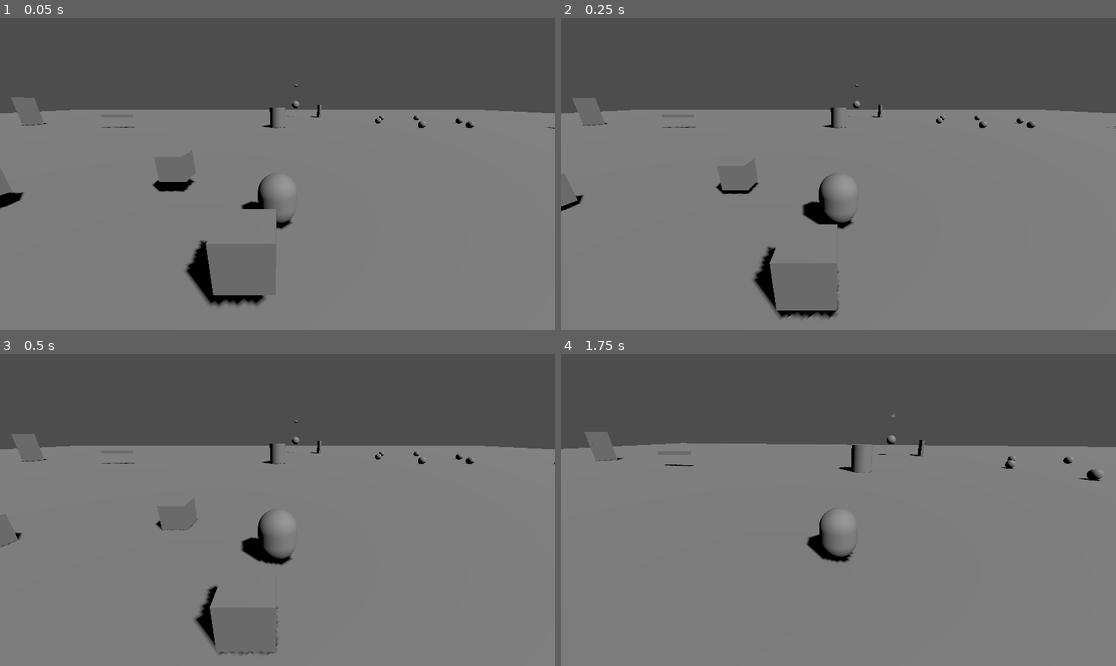
Above: before the commit, frames 1-4 (two rows, left to right).
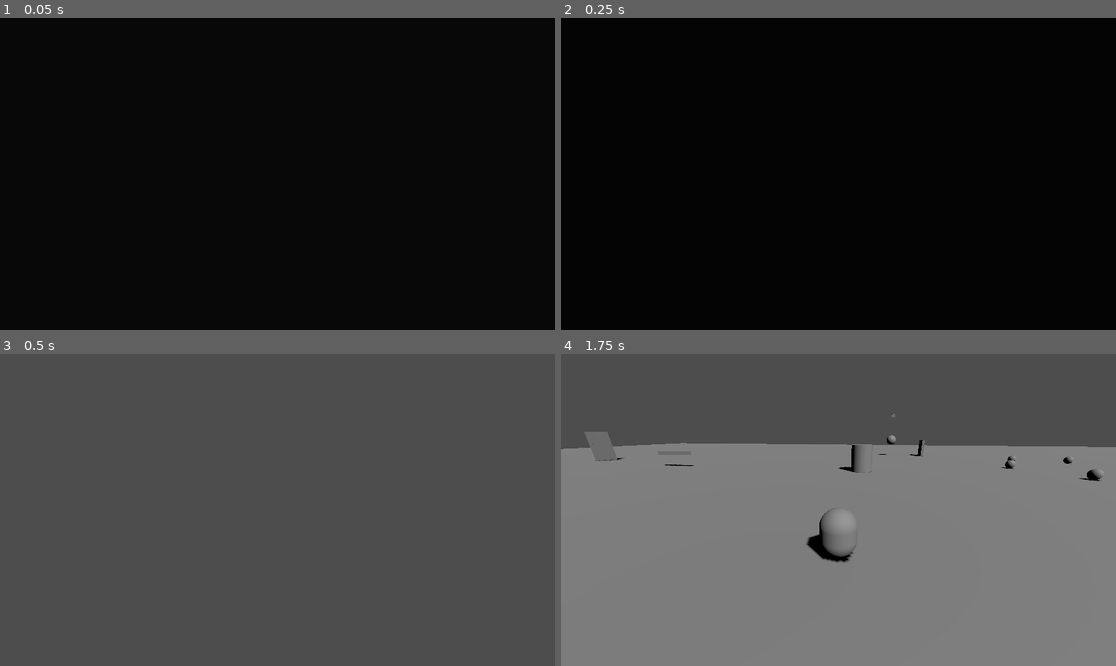
Above: after the commit, the same moments.

Repository: CrowBe/VerbEndings
Game: Godot game, scene res://scenes/cinematics/Intro.tscn
Two runs of this game, one before a commit and one after it. Both use one fixed random seed, a clock stepped at 60 frames per second and the inputs below. Before the commit the project starts from res://scenes/core/Game.tscn. Video files are missing from this copy of the repository; at most half a second of black plays in their place.
Inputs (mouse positions are in pixels of both pictures, inside the frame that each line leads up to):
- Up to frame 1 (0.05 s): no input
- Up to frame 2 (0.25 s): no input
- Up to frame 3 (0.5 s): no input
- Up to frame 4 (1.75 s): tap Enter (ui_accept) at 0.5, 1.55 s; move the mouse to (866, 510) at 0.52 s; hold Enter (ui_accept) 0.53-1.28 s; hold W (move_forward) from 0.53 s (still down); tap Space (jump) at 0.77, 1.52 s; move the mouse to (810, 510) at 1.27 s; click (810, 510) at 1.35 s

The runs differ from the first frame. In frame 1, 99% of the frame differs, in the area x 0-100%, y 0-100%; in frame 2, 99%; in frame 3, 70%; in frame 4, nothing differs.

Commit message:
feat: track visual references and placeholder intro

Diff:
--- /dev/null
+++ b/docs/art/intro/compound_spatial_contract.svg
@@ -0,0 +1,101 @@
+<svg xmlns="http://www.w3.org/2000/svg" width="1600" height="900" viewBox="0 0 1600 900">
+  <defs>
+    <marker id="arrow" viewBox="0 0 10 10" refX="9" refY="5" markerWidth="7" markerHeight="7" orient="auto-start-reverse"><path d="M0 0L10 5L0 10Z" fill="#49d9ef"/></marker>
+    <marker id="dim" viewBox="0 0 10 10" refX="5" refY="5" markerWidth="6" markerHeight="6" orient="auto-start-reverse"><path d="M10 0L0 5L10 10Z" fill="#f2b84b"/></marker>
+    <style>
+      .title{font:700 30px sans-serif;fill:#f4f0e8}.sub{font:600 20px sans-serif;fill:#d6dde2}.label{font:600 17px sans-serif;fill:#f4f0e8}.small{font:500 14px sans-serif;fill:#b9c4ca}.tiny{font:500 12px sans-serif;fill:#a9b6bd}.cyan{stroke:#49d9ef;fill:none}.amber{stroke:#f2b84b;fill:none}.line{stroke:#71808a;fill:none}.structure{stroke:#9aa7ae;fill:#293239}.floor{fill:#303a40;stroke:#798890}.deck{fill:#d8d2c6;stroke:#f4f0e8}.beat{fill:#49d9ef;stroke:#112029;stroke-width:3}.beatText{font:700 13px sans-serif;fill:#112029;text-anchor:middle;dominant-baseline:central}
+    </style>
+  </defs>
+  <rect width="1600" height="900" fill="#11171b"/>
+  <text x="50" y="52" class="title">VerbEndings Compound — Spatial Contract</text>
+  <text x="50" y="82" class="small">One continuous Test Floor at 0 m · one Assignment Deck at +6 m · no occupied intermediate tiers</text>
+
+  <rect x="35" y="105" width="900" height="750" rx="18" fill="#182126" stroke="#43515a" stroke-width="2"/>
+  <text x="65" y="142" class="sub">PLAN — three exact 120° Laboratories</text>
+
+  <!-- three wedge laboratories -->
+  <path d="M470 470 L470 140 A330 330 0 0 1 756 635 Z" fill="#29383b" stroke="#77878e" stroke-width="3"/>
+  <path d="M470 470 L756 635 A330 330 0 0 1 184 635 Z" fill="#35343b" stroke="#77878e" stroke-width="3"/>
+  <path d="M470 470 L184 635 A330 330 0 0 1 470 140 Z" fill="#3a3530" stroke="#77878e" stroke-width="3"/>
+  <circle cx="470" cy="470" r="330" fill="none" stroke="#d8d2c6" stroke-width="11"/>
+  <circle cx="470" cy="470" r="307" fill="none" stroke="#71808a" stroke-width="13" opacity=".7"/>
+  <circle cx="470" cy="470" r="284" fill="none" stroke="#49d9ef" stroke-width="3" stroke-dasharray="10 10" opacity=".8"/>
+
+  <!-- separator spines -->
+  <line x1="470" y1="470" x2="470" y2="140" stroke="#b9c4ca" stroke-width="25"/>
+  <line x1="470" y1="470" x2="756" y2="635" stroke="#b9c4ca" stroke-width="25"/>
+  <line x1="470" y1="470" x2="184" y2="635" stroke="#b9c4ca" stroke-width="25"/>
+  <line x1="470" y1="470" x2="470" y2="140" stroke="#4b5961" stroke-width="17"/>
+  <line x1="470" y1="470" x2="756" y2="635" stroke="#4b5961" stroke-width="17"/>
+  <line x1="470" y1="470" x2="184" y2="635" stroke="#4b5961" stroke-width="17"/>
+
+  <!-- aligned outer service apertures -->
+  <rect x="158" y="613" width="54" height="44" rx="8" fill="#11171b" stroke="#f2b84b" stroke-width="4" transform="rotate(-30 185 635)"/>
+  <rect x="729" y="613" width="54" height="44" rx="8" fill="#11171b" stroke="#f2b84b" stroke-width="4" transform="rotate(30 756 635)"/>
+
+  <!-- core and deck -->
+  <circle cx="470" cy="470" r="125" fill="#20292f" stroke="#7d8b92" stroke-width="4"/>
+  <circle cx="470" cy="470" r="105" class="deck" stroke-width="4"/>
+  <circle cx="470" cy="470" r="62" fill="#59666c" stroke="#49d9ef" stroke-width="5"/>
+  <circle cx="470" cy="470" r="43" fill="#263037" stroke="#aeb9be" stroke-width="4"/>
+  <rect x="558" y="493" width="90" height="58" rx="10" fill="#d8d2c6" stroke="#49d9ef" stroke-width="4" transform="rotate(30 603 522)"/>
+
+  <!-- labels -->
+  <text x="285" y="360" class="label" text-anchor="middle">APPLIED CAUSALITY</text>
+  <text x="470" y="720" class="label" text-anchor="middle">COMPETITIVE STRESS</text>
+  <text x="655" y="360" class="label" text-anchor="middle">ADAPTIVE CONTAINMENT</text>
+  <text x="470" y="465" class="tiny" text-anchor="middle">CORE</text>
+  <text x="470" y="575" class="tiny" text-anchor="middle">ASSIGNMENT DECK +6 m</text>
+  <text x="611" y="558" class="tiny" text-anchor="middle">FORMING BANK</text>
+  <text x="470" y="798" class="small" text-anchor="middle">Ground perimeter route at 0 m</text>
+  <text x="470" y="825" class="tiny" text-anchor="middle">Dashed cyan ring: single gondola rail at +6 m, not a balcony</text>
+
+  <!-- camera path plan -->
+  <path d="M245 620 Q465 785 700 620 Q758 570 720 508 Q655 485 625 500" stroke="#49d9ef" stroke-width="7" fill="none" stroke-dasharray="14 10" marker-end="url(#arrow)"/>
+  <g><circle cx="245" cy="620" r="15" class="beat"/><text x="245" y="620" class="beatText">1</text></g>
+  <g><circle cx="360" cy="704" r="15" class="beat"/><text x="360" y="704" class="beatText">2</text></g>
+  <g><circle cx="545" cy="704" r="15" class="beat"/><text x="545" y="704" class="beatText">3</text></g>
+  <g><circle cx="700" cy="620" r="15" class="beat"/><text x="700" y="620" class="beatText">4</text></g>
+  <g><circle cx="720" cy="535" r="15" class="beat"/><text x="720" y="535" class="beatText">5</text></g>
+  <g><circle cx="625" cy="500" r="15" class="beat"/><text x="625" y="500" class="beatText">6</text></g>
+
+  <!-- plan legend -->
+  <rect x="670" y="165" width="225" height="170" rx="12" fill="#11171b" stroke="#43515a"/>
+  <text x="690" y="195" class="label">Physical transitions</text>
+  <line x1="692" y1="223" x2="740" y2="223" stroke="#f2b84b" stroke-width="5"/><text x="752" y="228" class="small">spine aperture</text>
+  <line x1="692" y1="253" x2="740" y2="253" stroke="#49d9ef" stroke-width="5" stroke-dasharray="8 6"/><text x="752" y="258" class="small">camera route</text>
+  <line x1="692" y1="283" x2="740" y2="283" stroke="#49d9ef" stroke-width="3" stroke-dasharray="8 6"/><text x="752" y="288" class="small">gondola rail</text>
+  <text x="690" y="317" class="tiny">Core remains visible from all wedges.</text>
+
+  <!-- section panel -->
+  <rect x="960" y="105" width="605" height="750" rx="18" fill="#182126" stroke="#43515a" stroke-width="2"/>
+  <text x="990" y="142" class="sub">SECTION — only one vertical rise</text>
+  <path d="M1010 700 Q1035 240 1260 180 Q1485 240 1510 700" fill="#222c31" stroke="#d8d2c6" stroke-width="8"/>
+  <line x1="1010" y1="700" x2="1510" y2="700" stroke="#c7d0d4" stroke-width="12"/>
+  <rect x="1220" y="225" width="80" height="475" rx="18" fill="#59666c" stroke="#49d9ef" stroke-width="5"/>
+  <rect x="1150" y="465" width="220" height="38" rx="12" class="deck" stroke-width="4"/>
+  <rect x="1100" y="455" width="90" height="54" rx="10" fill="#313c42" stroke="#49d9ef" stroke-width="4"/>
+  <path d="M1030 480 Q1080 450 1135 475" stroke="#71808a" stroke-width="12" fill="none"/>
+  <rect x="1030" y="455" width="78" height="48" rx="8" fill="#d8d2c6" stroke="#49d9ef" stroke-width="4"/>
+  <line x1="1040" y1="305" x2="1480" y2="305" stroke="#71808a" stroke-width="8" stroke-dasharray="16 10"/>
+  <text x="1260" y="210" class="tiny" text-anchor="middle">CENTRAL CORE</text>
+  <text x="1378" y="487" class="small">Assignment Deck +6 m</text>
+  <text x="1028" y="535" class="small">gondola +6 m</text>
+  <text x="1085" y="686" class="small">single Test Floor 0 m</text>
+  <text x="1320" y="292" class="tiny">suspended Dispensing Line — no walkway</text>
+
+  <!-- section camera route -->
+  <path d="M1050 645 Q1085 620 1080 525 Q1105 475 1165 482" stroke="#49d9ef" stroke-width="7" fill="none" stroke-dasharray="14 10" marker-end="url(#arrow)"/>
+  <g><circle cx="1050" cy="645" r="15" class="beat"/><text x="1050" y="645" class="beatText">A</text></g>
+  <g><circle cx="1080" cy="525" r="15" class="beat"/><text x="1080" y="525" class="beatText">B</text></g>
+  <g><circle cx="1165" cy="482" r="15" class="beat"/><text x="1165" y="482" class="beatText">C</text></g>
+
+  <!-- dimensions -->
+  <line x1="1470" y1="700" x2="1470" y2="485" stroke="#f2b84b" stroke-width="2" marker-start="url(#dim)" marker-end="url(#dim)"/>
+  <text x="1482" y="598" class="small" fill="#f2b84b">6 m</text>
+
+  <!-- no tiers callout -->
+  <rect x="1010" y="740" width="520" height="80" rx="12" fill="#11171b" stroke="#f2b84b" stroke-width="2"/>
+  <text x="1030" y="770" class="label">Forbidden generation:</text>
+  <text x="1030" y="798" class="small">stacked galleries · wall balconies · intermediate floors · separate Core chamber</text>
+</svg>
--- a/project.godot
+++ b/project.godot
@@ -12,7 +12,7 @@
 
 config/name="Verb Endings"
 config/description="A cooperative multiplayer game about chained verbs."
-run/main_scene="res://scenes/core/Game.tscn"
+run/main_scene="res://scenes/cinematics/Intro.tscn"
 config/features=PackedStringArray("4.3", "Forward Plus")
 config/icon="res://icon.svg"
 
--- /dev/null
+++ b/scenes/cinematics/Intro.tscn
@@ -0,0 +1,53 @@
+[gd_scene load_steps=3 format=3]
+
+[ext_resource type="Script" path="res://scripts/cinematics/Intro.gd" id="1_intro"]
+[ext_resource type="VideoStream" path="res://assets/video/cinematics/intro_placeholder.ogv" id="2_video"]
+
+[node name="Intro" type="Control"]
+layout_mode = 3
+anchors_preset = 15
+anchor_right = 1.0
+anchor_bottom = 1.0
+grow_horizontal = 2
+grow_vertical = 2
+script = ExtResource("1_intro")
+
+[node name="Video" type="VideoStreamPlayer" parent="."]
+layout_mode = 1
+anchors_preset = 15
+anchor_right = 1.0
+anchor_bottom = 1.0
+grow_horizontal = 2
+grow_vertical = 2
+stream = ExtResource("2_video")
+autoplay = true
+expand = true
+
+[node name="Fade" type="ColorRect" parent="."]
+modulate = Color(1, 1, 1, 1)
+layout_mode = 1
+anchors_preset = 15
+anchor_right = 1.0
+anchor_bottom = 1.0
+grow_horizontal = 2
+grow_vertical = 2
+mouse_filter = 2
+color = Color(0, 0, 0, 1)
+
+[node name="SkipHint" type="Label" parent="."]
+layout_mode = 1
+anchors_preset = 3
+anchor_left = 1.0
+anchor_top = 1.0
+anchor_right = 1.0
+anchor_bottom = 1.0
+offset_left = -190.0
+offset_top = -46.0
+offset_right = -18.0
+offset_bottom = -18.0
+grow_horizontal = 0
+grow_vertical = 0
+text = "Esc or Space to skip"
+horizontal_alignment = 2
+
+[connection signal="finished" from="Video" to="." method="_on_video_finished"]
--- /dev/null
+++ b/scripts/cinematics/Intro.gd
@@ -0,0 +1,41 @@
+extends Control
+## Temporary generated-video intro. Replace the stream without changing startup flow.
+
+const GAME_SCENE: String = "res://scenes/core/Game.tscn"
+const FADE_SECONDS: float = 0.45
+
+@onready var fade: ColorRect = $Fade
+
+var _leaving: bool = false
+
+
+func _ready() -> void:
+	if DisplayServer.get_name() == "headless":
+		_open_game.call_deferred()
+		return
+	fade.modulate.a = 1.0
+	create_tween().tween_property(fade, "modulate:a", 0.0, FADE_SECONDS)
+
+
+func _unhandled_input(event: InputEvent) -> void:
+	if event.is_action_pressed("ui_cancel") \
+			or event.is_action_pressed("ui_accept"):
+		_finish_intro()
+
+
+func _on_video_finished() -> void:
+	_finish_intro()
+
+
+func _finish_intro() -> void:
+	if _leaving:
+		return
+	_leaving = true
+	$SkipHint.hide()
+	var tween: Tween = create_tween()
+	tween.tween_property(fade, "modulate:a", 1.0, FADE_SECONDS)
+	tween.tween_callback(_open_game)
+
+
+func _open_game() -> void:
+	get_tree().change_scene_to_file(GAME_SCENE)
Binary file added: docs/art/intro/central_core_assignment_deck.png
Binary file added: docs/art/intro/compound_overview.png
Binary file added: docs/art/intro/compound_spatial_contract.png
Binary file added: docs/art/intro/high_lab_orbit_reference.png
Binary file added: docs/art/intro/lab_adaptive_containment.png
Binary file added: docs/art/intro/lab_applied_causality.png
Binary file added: docs/art/intro/lab_competitive_stress.png
Binary file added: docs/art/intro/researcher_gondola_active_reference.png
Binary file added: docs/art/intro/researcher_observation_gondola.png
Binary file added: docs/art/intro/residual_turnaround.png
Binary file added: docs/art/intro/semantic_engine_core_screens_reference.png
Binary file added: docs/art/intro/semantic_engine_single_nozzle_reference.png
(and 9 more such lines)
